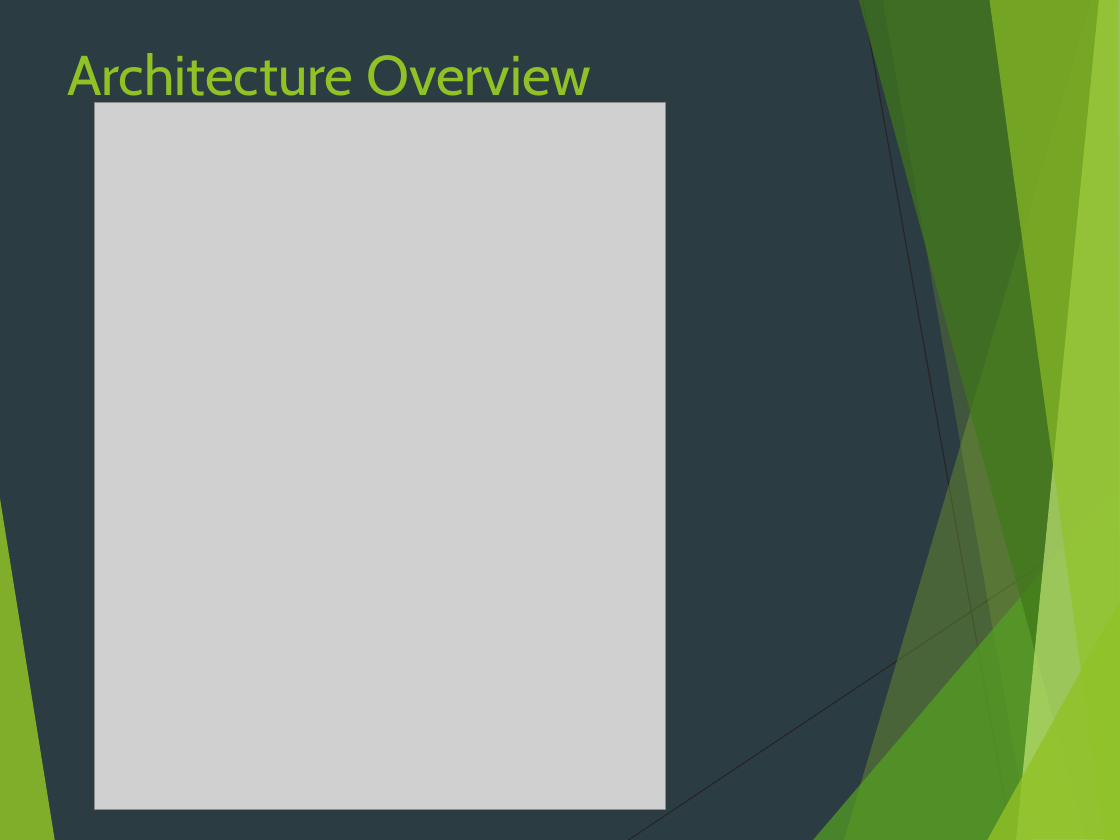
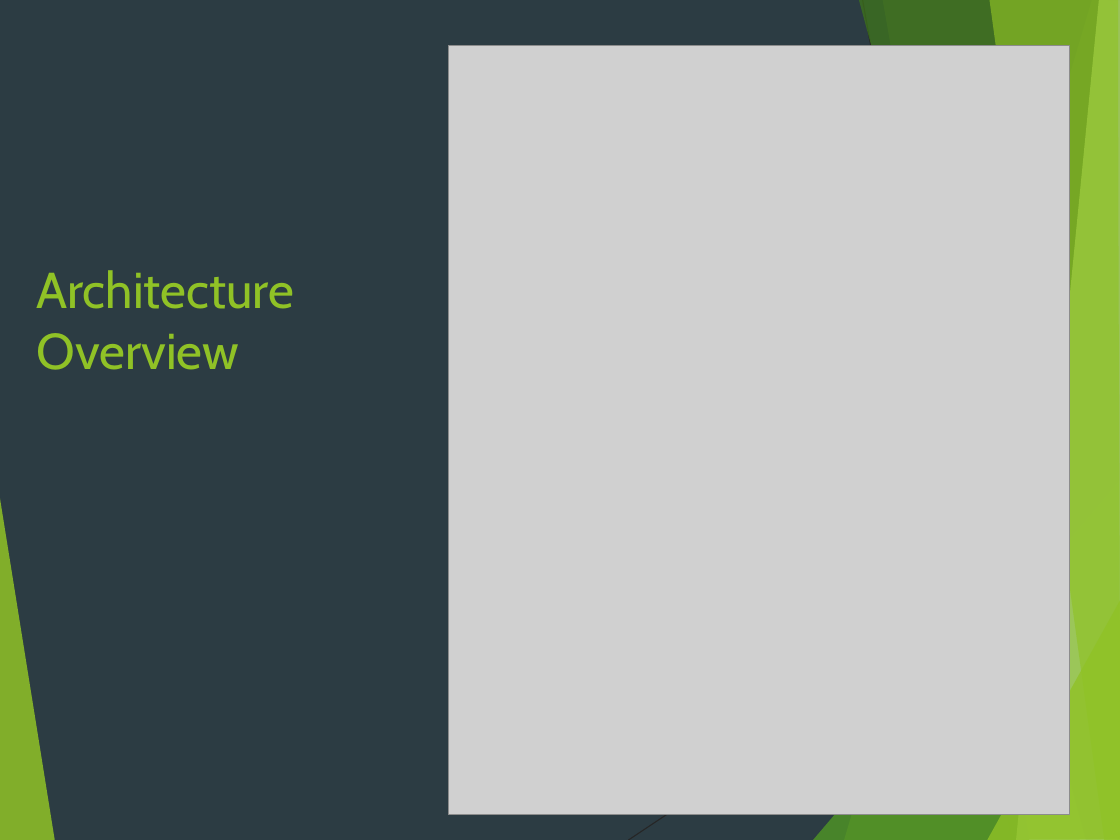
Before and after one commit to Emmanuel-Mukumbwa/cloudimart-university-ecommerce, a slide deck: slide 4 of docs/Cloudimart_System_Architecture.pptx. Drawn at 1120x840 pixels with LibreOffice and Linux fonts; fonts in the diff are those of the drawing; grey boxes stand for pictures. Boxes give left, top, right and bottom in pixels: in the first picture for what was removed or moved away, otherwise in the second. Text is boxed around its words. In the diff, an @@ line names an element or a change of style, - is before the commit and + after.

Commit message:
docs: update system architecture presentation — refreshed diagrams and layout

```diff
--- a/docs/Cloudimart_System_Architecture.pptx
+++ b/docs/Cloudimart_System_Architecture.pptx
@@ picture: place and size @@
-picture at (95,102,666,809)
+picture at (448,46,1068,815)
@@ title "Architecture Overview": place and size @@
-title "Architecture Overview" at (67,53,591,107)
+title "Architecture Overview" at (36,270,294,370)
@@ title "Architecture Overview" at (36,270,294,370): size 36 to 32.4 pt @@
```
Also in this commit, not shown: 3 other slides changed, 2 slides added, 2 slides removed.
